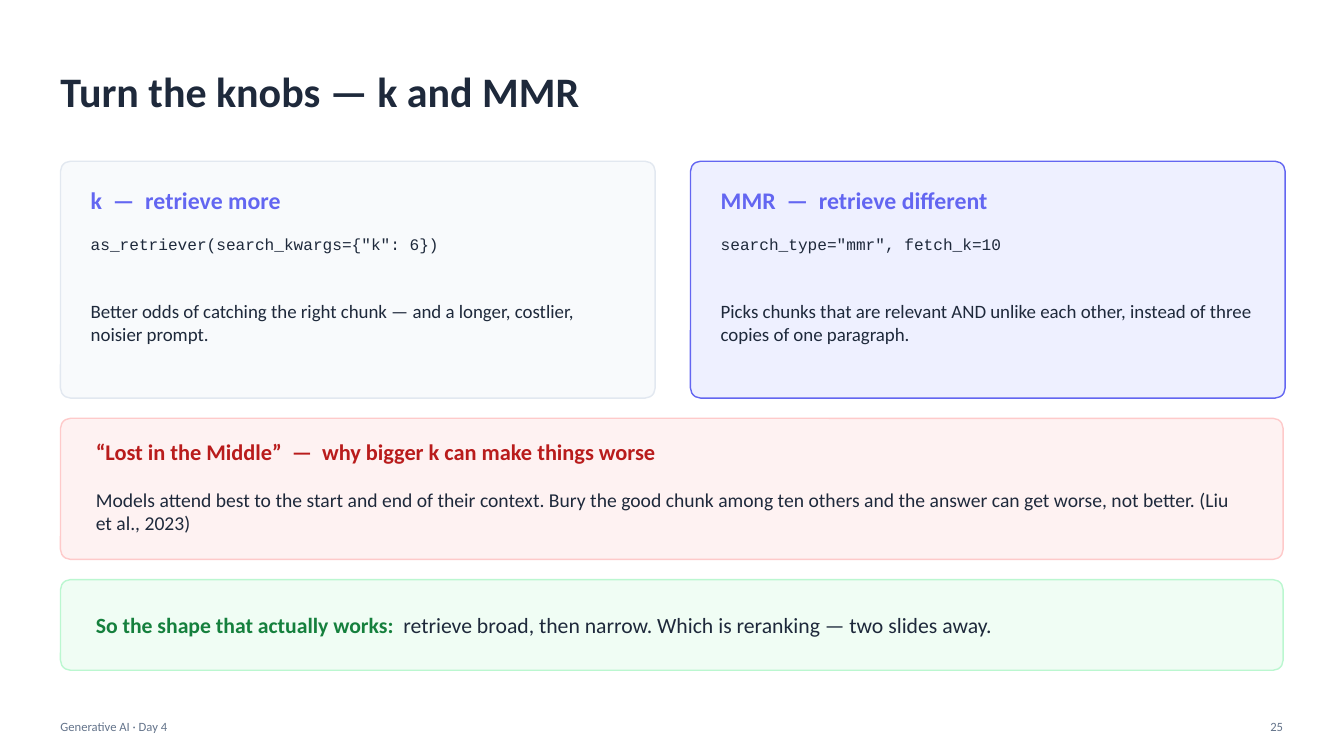
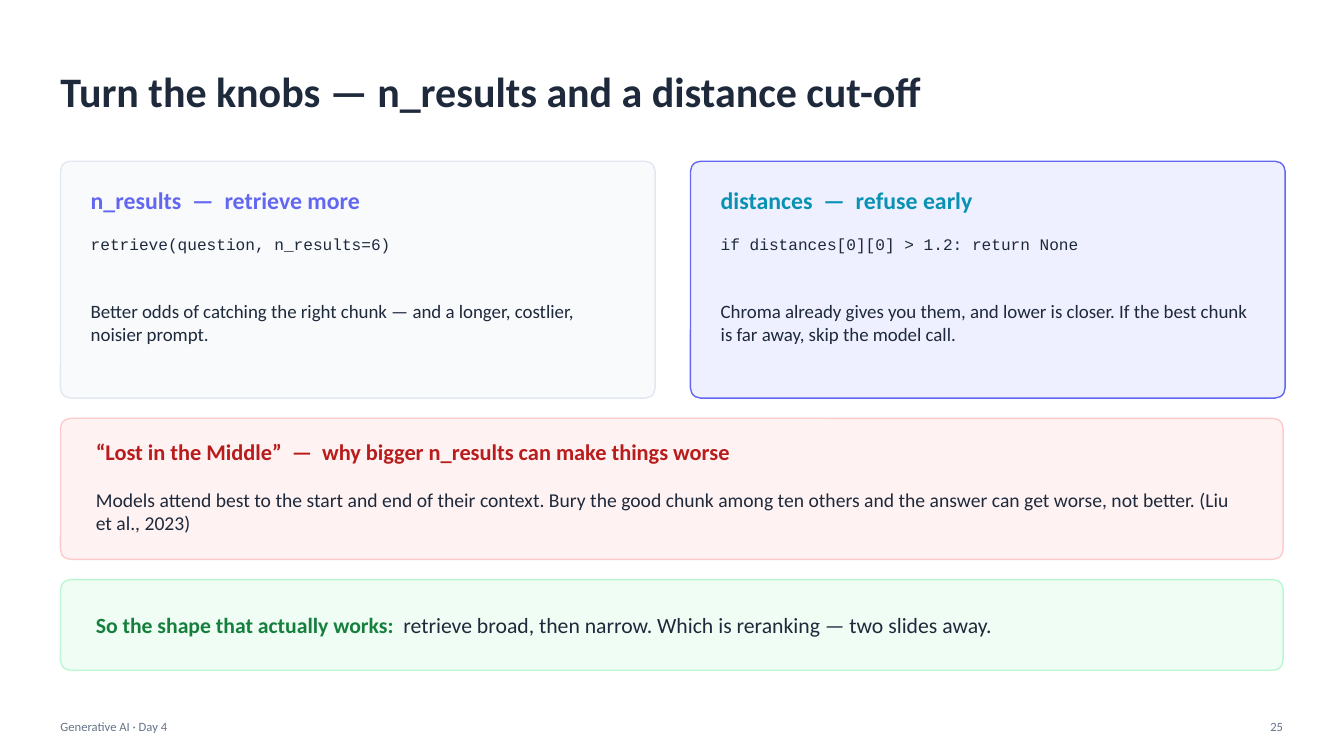
Before and after one commit to Poorit-Technologies/lpu-training, a slide deck: slide 25 of generative-ai/slides/Day04_GenAI.pptx. Drawn at 1344x756 pixels with LibreOffice and Linux fonts; fonts in the diff are those of the drawing. Boxes give left, top, right and bottom in pixels: in the first picture for what was removed or moved away, otherwise in the second. Text is boxed around its words. In the diff, an @@ line names an element or a change of style, - is before the commit and + after.

Commit message:
Rework Day 4 onto the Day-3 retrieval stack
Day 4 now continues Day 3's code instead of replacing it: the same
TechSolutions document, the same local all-MiniLM-L6-v2 embedder, the same
raw chromadb collection, and the same retrieve() function.

- RunnableLambda(retrieve) turns the Day-3 function into a LangChain
  component, so LCEL wraps existing code rather than superseding it
- Adds chat models and message types, prompt templates and LCEL basics
  before the RAG chain
- Chunks carry a section metadata field, which becomes the citation
- Ungrounded demo now leans on TechSolutions being fictional; the refusal
  question is "Who is the CFO?"
- Distance cut-off replaces MMR as the concrete no-relevant-chunk path,
  and the notebook prints real distances before applying a threshold
- Sections 1-7 need no API key again, since embeddings run locally

Whitespace-normalises the section text so the splitter breaks on sentence
boundaries rather than on source line wraps.

```diff
--- a/generative-ai/slides/Day04_GenAI.pptx
+++ b/generative-ai/slides/Day04_GenAI.pptx
@@ text at <box>60,77,920,113</box>: text changed @@
-Turn the knobs — k and MMR
+Turn the knobs — n_results and a distance cut-off
@@ text at <box>91,192,359,213</box>: text changed @@
-k — retrieve more
+n_results — retrieve more
@@ text at <box>721,192,972,213</box>: text changed; text colour #6366F1 to #0891B2 @@
-MMR — retrieve different
+distances — refuse early
@@ text at <box>91,238,390,254</box>: text changed @@
-as_retriever(search_kwargs={"k": 6})
+retrieve(question, n_results=6)
@@ text at <box>721,238,1079,254</box>: text changed @@
-search_type="mmr", fetch_k=10
+if distances[0][0] > 1.2: return None
@@ text at <box>721,305,1247,344</box>: text changed @@
-Picks chunks that are relevant AND unlike each other, instead of three copies of one paragraph.
+Chroma already gives you them, and lower is closer. If the best chunk is far away, skip the model call.
@@ text at <box>96,443,729,464</box>: text changed @@
-“Lost in the Middle” — why bigger k can make things worse
+“Lost in the Middle” — why bigger n_results can make things worse
```
Also in this commit, not shown: 17 other slides changed, 2 slides added, 2 slides removed, 4 other files.
